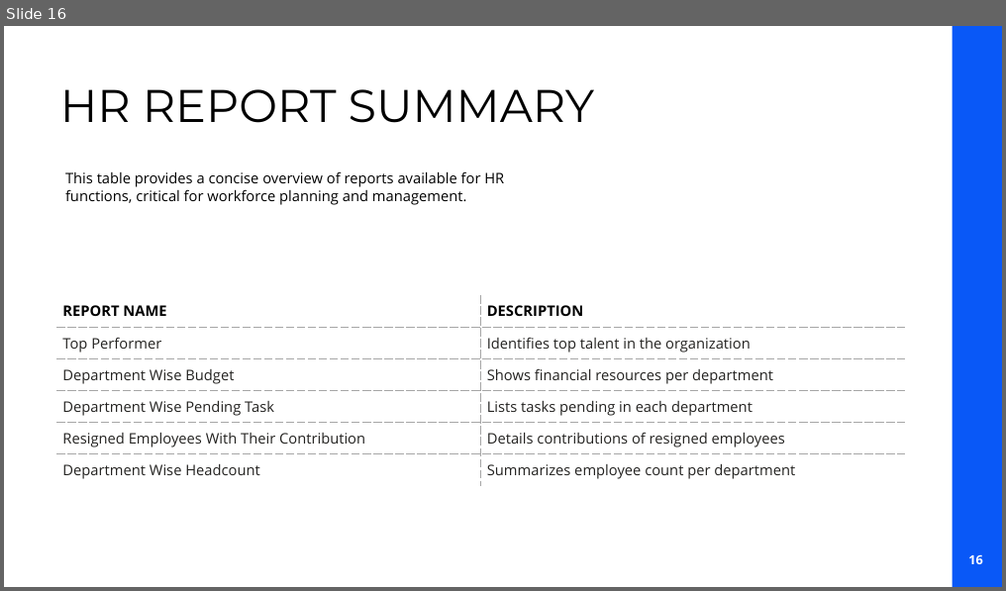
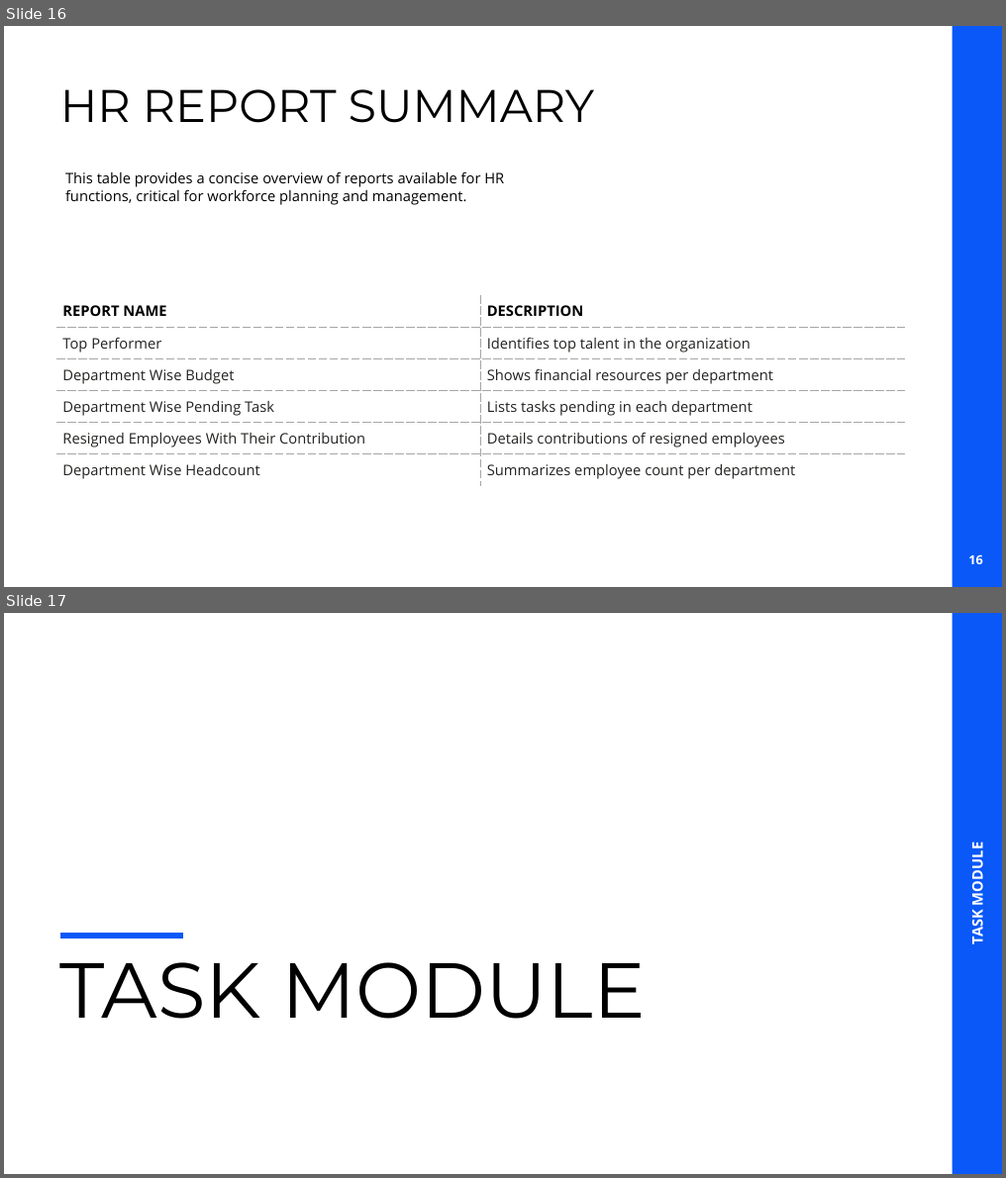
Before and after one commit to asifkotla/EmplManagementSystem, a slide deck: PowerPoint Presentation/EMPLOYEE MANAGEMENT SYSTEM.pptx. Shown one above the other, each under a label of ours: slide 16 before the commit, slides 16 and 17 after it. The pictures are 1006x591 and 1006x1178 pixels, drawn with LibreOffice and Linux fonts; fonts in the diff are those of the drawing; background and template pictures are left out. Boxes give left, top, right and bottom in pixels: in the first picture for what was removed or moved away, otherwise in the second. Text is boxed around its words. In the diff, an @@ line names an element or a change of style, - is before the commit and + after.

```diff
--- a/PowerPoint Presentation/EMPLOYEE MANAGEMENT SYSTEM.pptx
+++ b/PowerPoint Presentation/EMPLOYEE MANAGEMENT SYSTEM.pptx
@@ slide 17 added at [4,613,1002,1174], background #FFFFFF; not listed: 1 template element that a slide beside it also shows @@
@@ text added at [967,851,987,945], 14 pt, text #FFFFFF, bold @@
+TASK MODULE
@@ line added from (60, 937) to (183, 937), #0958F7 6 pt @@
@@ title added at [59,962,646,1019], 75 pt, text #000000 @@
+TASK MODULE
@@ rectangle added at [749,1146,934,1167], fill #FFFFFF, outline #FFFFFF 1 pt @@
```
Also in this commit, not shown: 17 other slides changed, 6 other slides added, 1 other file.
